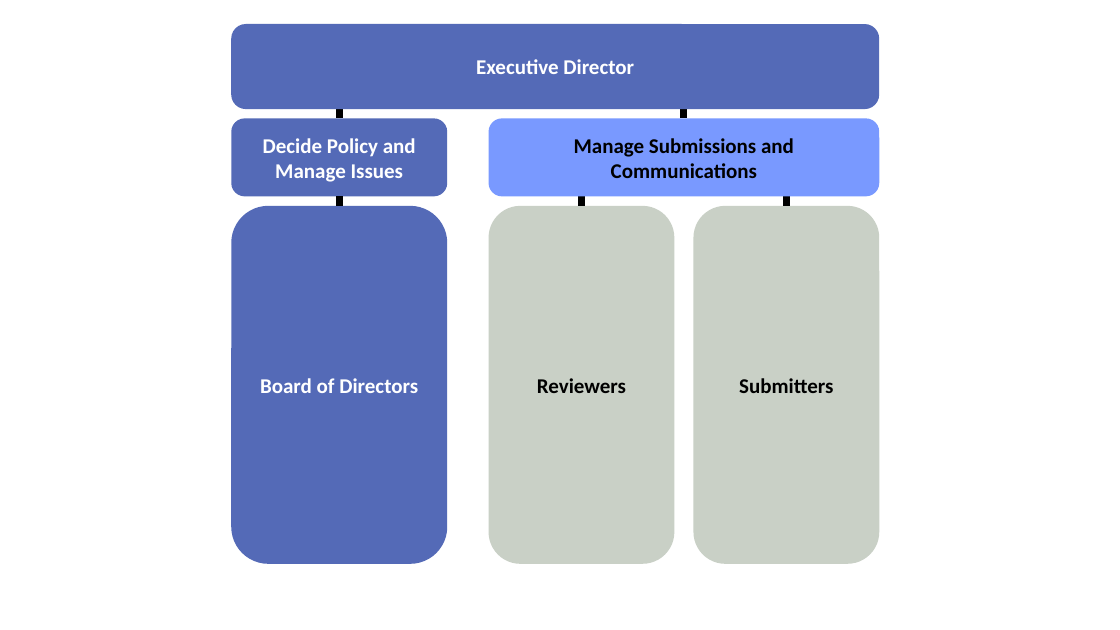
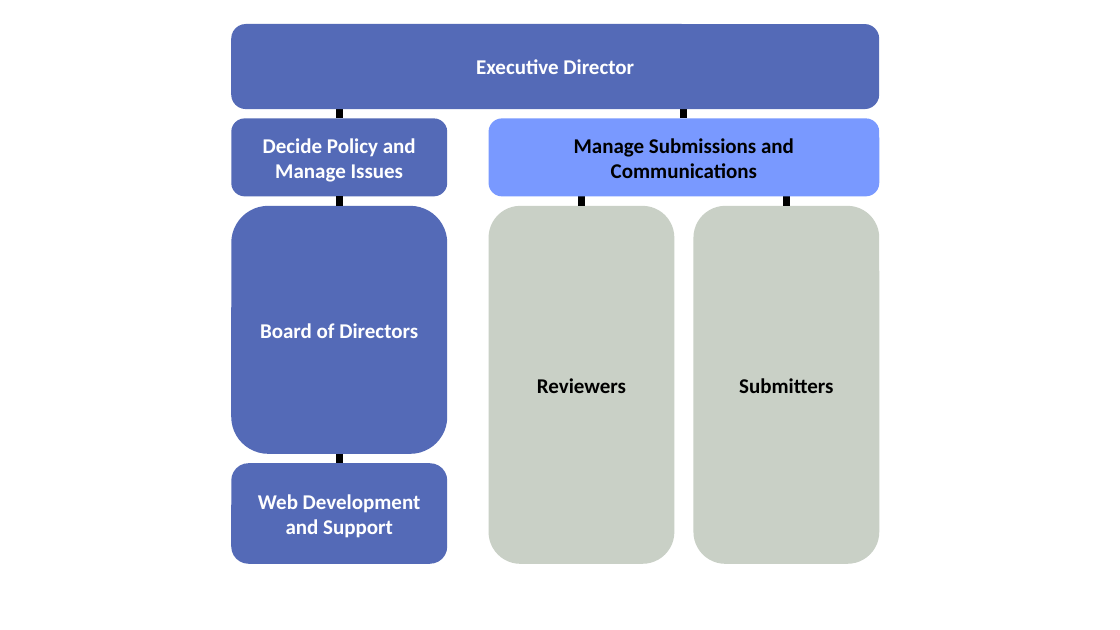
Before and after one commit to EquitableLettersSP/ELSP, a slide deck: slide 1 of Organization/ELSP_Org_Chart.pptx. Drawn at 1120x630 pixels with LibreOffice and Linux fonts; fonts in the diff are those of the drawing. Boxes give left, top, right and bottom in pixels: in the first picture for what was removed or moved away, otherwise in the second. Text is boxed around its words. In the diff, an @@ line names an element or a change of style, - is before the commit and + after.

Commit message:
ENH: updated org chart
Updated org chart by adding web support and a date to the names version.

```diff
--- a/Organization/ELSP_Org_Chart.pptx
+++ b/Organization/ELSP_Org_Chart.pptx
@@ rounded rectangle "Board of Directors": place and size @@
-rounded rectangle "Board of Directors" at [231,206,447,564]
+rounded rectangle "Board of Directors" at [231,206,447,454]
@@ rounded rectangle added at [231,464,447,565], fill #546AB7, 18 pt, text #FFFFFF, bold @@
+Web Development and Support
@@ line added from (339, 454) to (339, 464), #000000 6 pt @@
```
Also in this commit, not shown: 1 other slide changed, 2 other files.
